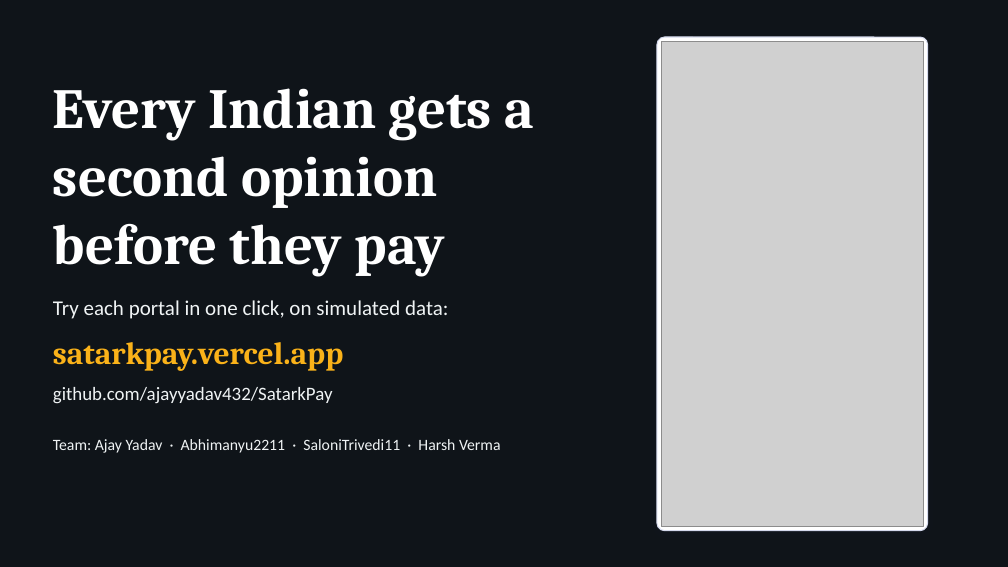
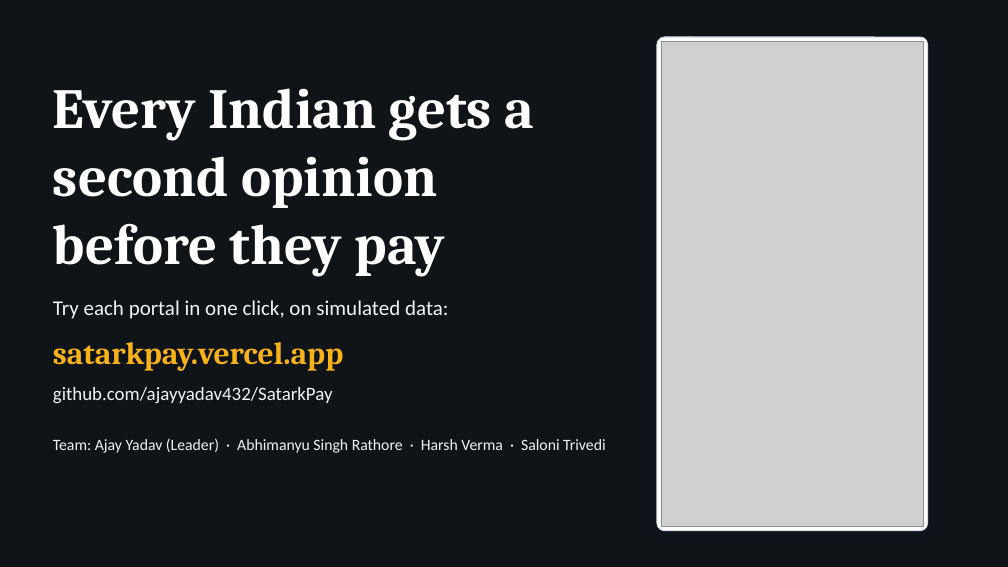
Before and after one commit to ajayyadav432/SatarkPay, a slide deck: slide 13 of docs/SatarkPay_Pitch.pptx. Drawn at 1008x567 pixels with LibreOffice and Linux fonts; fonts in the diff are those of the drawing; grey boxes stand for pictures. Boxes give left, top, right and bottom in pixels: in the first picture for what was removed or moved away, otherwise in the second. Text is boxed around its words. In the diff, an @@ line names an element or a change of style, - is before the commit and + after.

Commit message:
Add light and dark mode to the app and extension; add the team's real names

```diff
--- a/docs/SatarkPay_Pitch.pptx
+++ b/docs/SatarkPay_Pitch.pptx
@@ text at (53, 438, 605, 453): text changed @@
-Team: Ajay Yadav · Abhimanyu2211 · SaloniTrivedi11 · Harsh Verma
+Team: Ajay Yadav (Leader) · Abhimanyu Singh Rathore · Harsh Verma · Saloni Trivedi
```
Also in this commit, not shown: 1 other slide changed, 19 other files.
